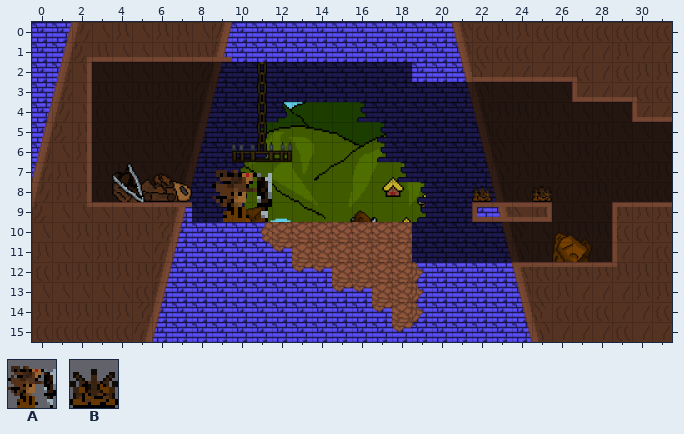
A Tiled map gets an edit: Metroidvania/Assets/Assets/maps/GroundArea/map35_lore_room.tmx. The picture above was drawn from the file before the commit.
Cells are 48x48 px. Shown: x 0..31, y 0..15.
Key: from "objects": A 20, B 21.
Objects are placed by their top-left corner, in cells (3,4 is the top-left corner of cell 3,4); size is 1x1 cell unless given.
Layers that did not change in this view are not listed.
Objects on layer "objects" before:
B "EnemyClingCreature" at 22,8
B "EnemyClingCreature" at 25,8
A "EnemyShieldMonster" at 9,7 size 3x3
And afterwards:
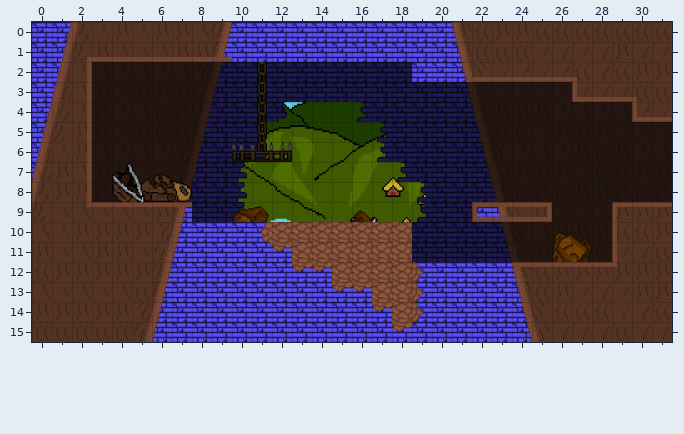
Edits made:
Layer "objects":
removed: B "EnemyClingCreature" at 22,8
removed: B "EnemyClingCreature" at 25,8
removed: A "EnemyShieldMonster" at 9,7 size 3x3
Changed places in both pictures, as pixel boxes (x1, y1, x2, y2):
removed: (212, 170, 272, 222)
removed: (472, 185, 492, 202)
removed: (532, 186, 552, 202)
